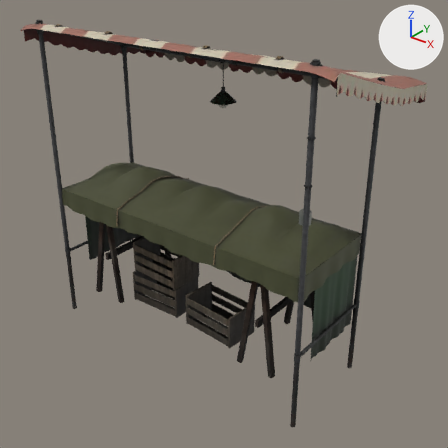
What one commit did to the glTF model web/public/models/market-stall.glb.
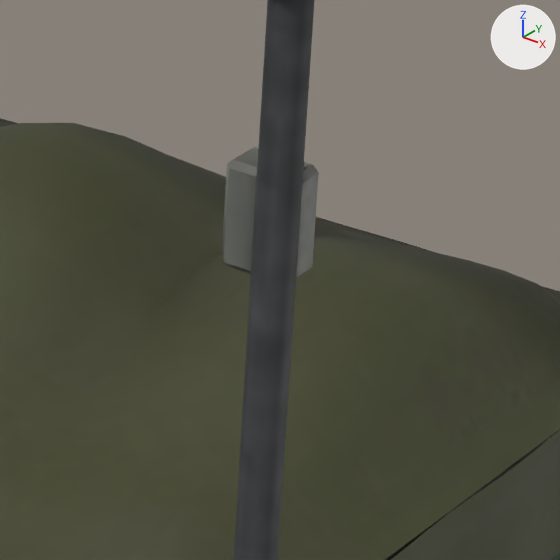
The first picture shows the older version from a 50 mm camera at (3.01, -3.45, 3.02) aimed at (0.13, 0.14, 0.79). The close-ups show the older and then the newer version on the part from 60% to 77% of the width and 42% to 59% of the height of that picture. Only the edits that show in the close-ups are written down. The lights are fixed; the arrows at upper right show +X, +Y and +Z.

The older version as bpy lines, for what is in view:
```python
me_cover = bpy.data.meshes.new('Cover')
me_cover.from_pydata(...)  # 5030 vertices, 10044 faces; spans x -1.25..1.25, y -0.45..0.45, z 0.76..1.13
me_cover.materials.append(mat_cover)
me_stall = bpy.data.meshes.new('Stall')
me_stall.from_pydata(...)  # 17896 vertices, 35380 faces; spans x -1.41..1.41, y -0.5..0.86, z -0.3..2.35
me_stall.materials.append(mat_stall)
ob_cover = bpy.data.objects.new('Cover', me_cover)
ob_cover.location = (0.0, 0.0, 0.0)
ob_stall = bpy.data.objects.new('Stall', me_stall)
ob_stall.location = (0.0, 0.0, 0.0)
```
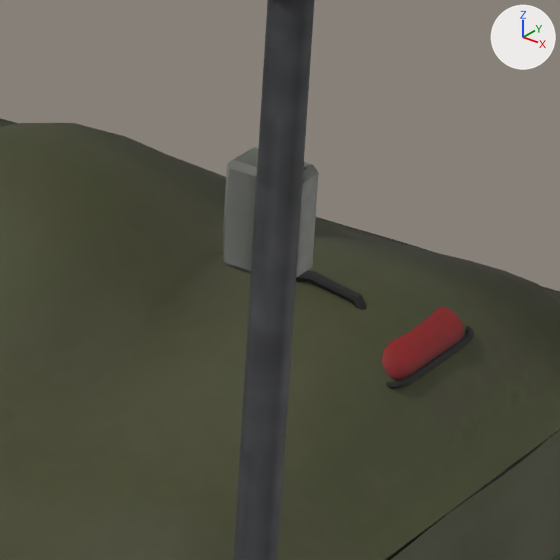
Boxes (x1, y1, x2, y2) around the edits, measured in the close-ups (560 x 560 px):
'Good_medkit', added: after (296, 270, 474, 389)

Edits to the bpy script that builds the scene:
```text
Add img_goods_normal:
    img_goods_normal = load_image('goods_normal', '_unpacked/goods_normal', 512, 512, 'Non-Color')
Add img_goods_mr:
    img_goods_mr = load_image('goods_mr', '_unpacked/goods_mr', 512, 512, 'Non-Color')
Add img_goods_color:
    img_goods_color = load_image('goods_color', '_unpacked/goods_color', 512, 512, 'sRGB')
Add mat_goods:
    mat_goods = bpy.data.materials.new('Goods')
    # uses the picture img_goods_color
    # uses the picture img_goods_mr
    # uses the picture img_goods_normal
Add me_good_medkit:
    me_good_medkit.from_pydata(...)  # 640 vertices, 1248 faces; spans x 0.891..1.149, y -0.034..0.135, z 0.925..1.099
    me_good_medkit.materials.append(mat_goods)
Add ob_good_medkit:
    ob_good_medkit = bpy.data.objects.new('Good_medkit', me_good_medkit)
    ob_good_medkit.location = (0.0, 0.0, 0.0)
```
